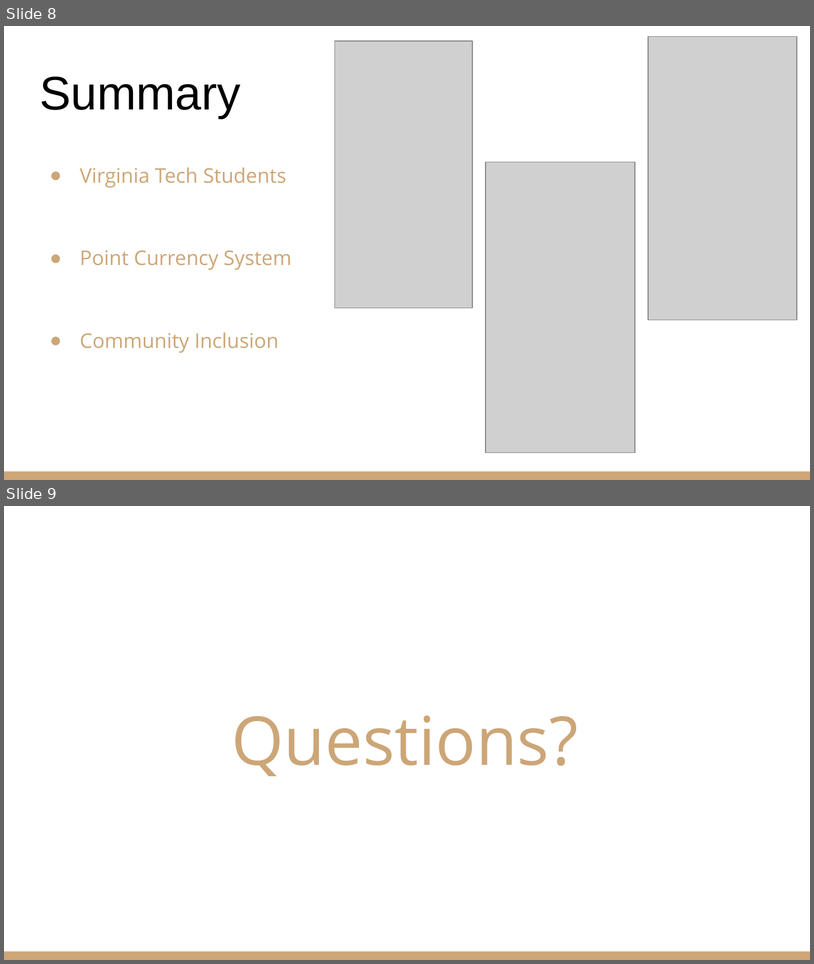
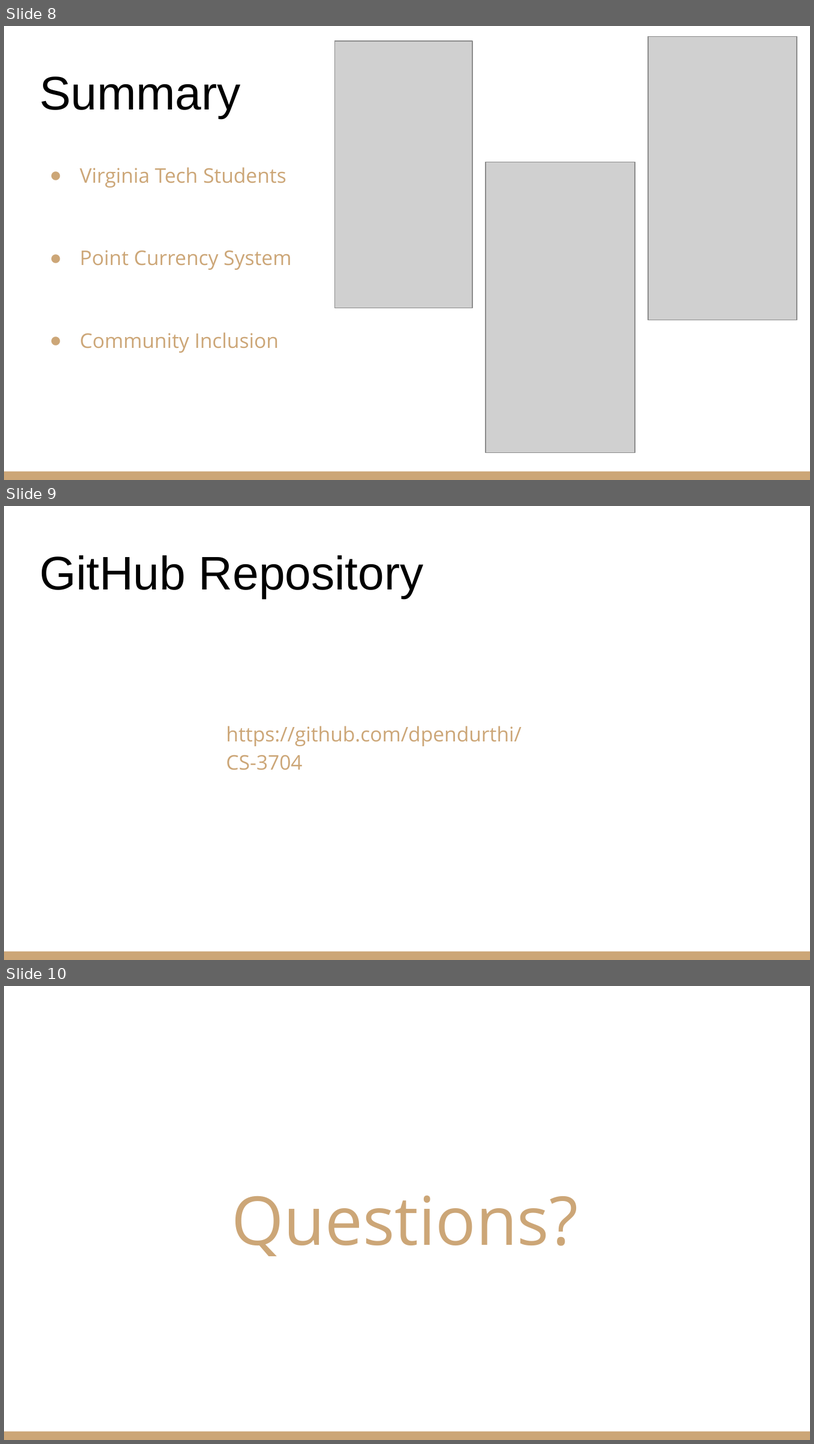
Before and after one commit to dpendurthi/CS-3704, a slide deck: Final Project Slides.pptx. Shown one above the other, each under a label of ours: slides 8 and 9 before the commit, slides 8, 9 and 10 after it. The pictures are 814x964 and 814x1444 pixels, drawn with LibreOffice and Linux fonts; fonts in the diff are those of the drawing; grey boxes stand for pictures. Boxes give left, top, right and bottom in pixels: in the first picture for what was removed or moved away, otherwise in the second. Text is boxed around its words. In the diff, an @@ line names an element or a change of style, - is before the commit and + after.

Commit message:
Added github repository link to presentation

```diff
--- a/Final Project Slides.pptx
+++ b/Final Project Slides.pptx
@@ slide 9 added at (4,506,810,960), background #FFFFFF; not listed: 1 template element that a slide beside it also shows @@
@@ title added at (39,555,424,599), 42 pt, text #000000 @@
+GitHub Repository
@@ text added at (226,726,521,770), 18 pt, text #CCA677 @@
+https://github.com/dpendurthi/CS-3704
@@ what was slide 9 is now slide 10 @@
```
